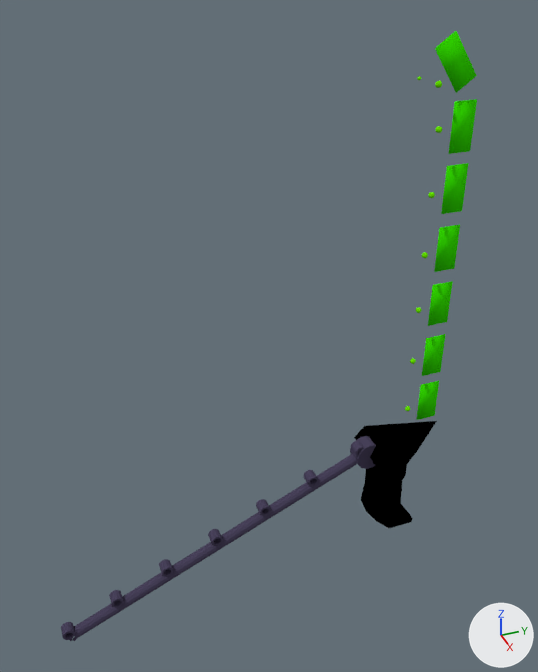
The Blender file VRsword.blend: old version first, new version second.
Before and after are seen from a 50 mm lens placed at (6.26, -3.99, 5.41), pointed at (-0.04, -1.53, 1.54). Arrows for +X, +Y and +Z are at lower right; the lights stay in place.

Objects in the first picture: 'Handle', 'blades', 'emitters', 'stick'.
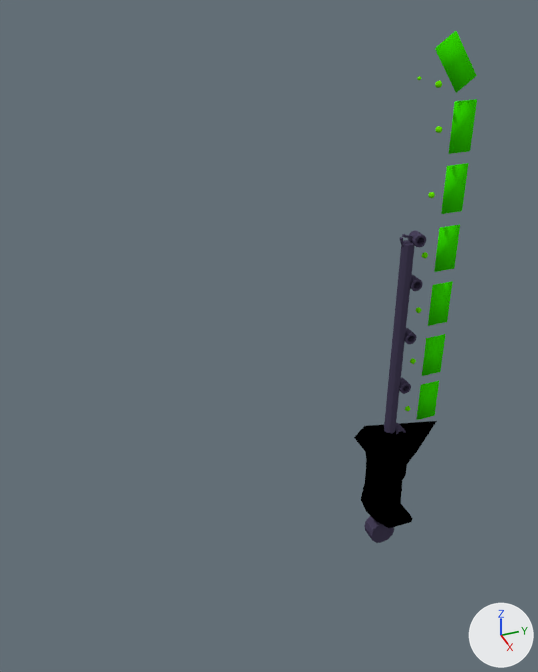
Patch to the scene script:
```diff
--- a/VRsword.blend.py
+++ b/VRsword.blend.py
@@ ob_stick @@
 ob_stick = bpy.data.objects.new('stick', me_cylinder_013)
-ob_stick.location = (0.0, -0.33, -0.28)
-ob_stick.rotation_euler = (1.978, 0.0, 0.0)  # degrees (113, 0, 0)
+ob_stick.location = (0.0, -0.05, -1.55)
@@ ob_emitters @@
 ob_emitters = bpy.data.objects.new('emitters', me_cylinder_006)
-ob_emitters.location = (0.0, -0.11, -0.23)
-ob_emitters.rotation_euler = (1.978, 0.0, 0.0)  # degrees (113, 0, 0)
+ob_emitters.location = (0.0, -0.09, -1.63)
```

Where the change shows, as pixel boxes [x1, y1, x2, y2] in the pictures (538 x 672 px):
'stick', moved, turned: before [61, 436, 376, 641]; after [364, 230, 426, 543]
'emitters', moved, turned: before [109, 441, 364, 608]; after [395, 275, 423, 434]
